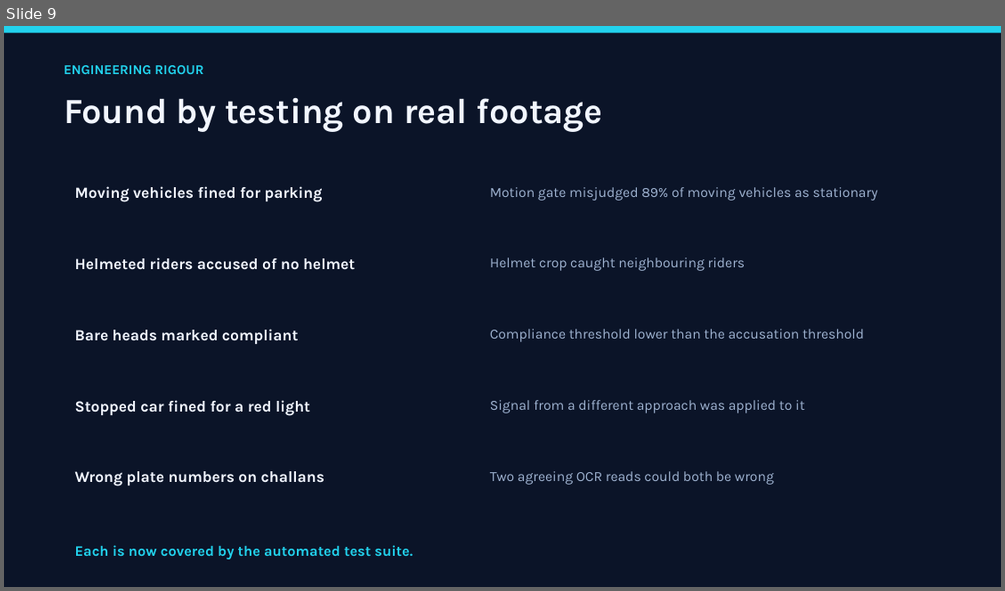
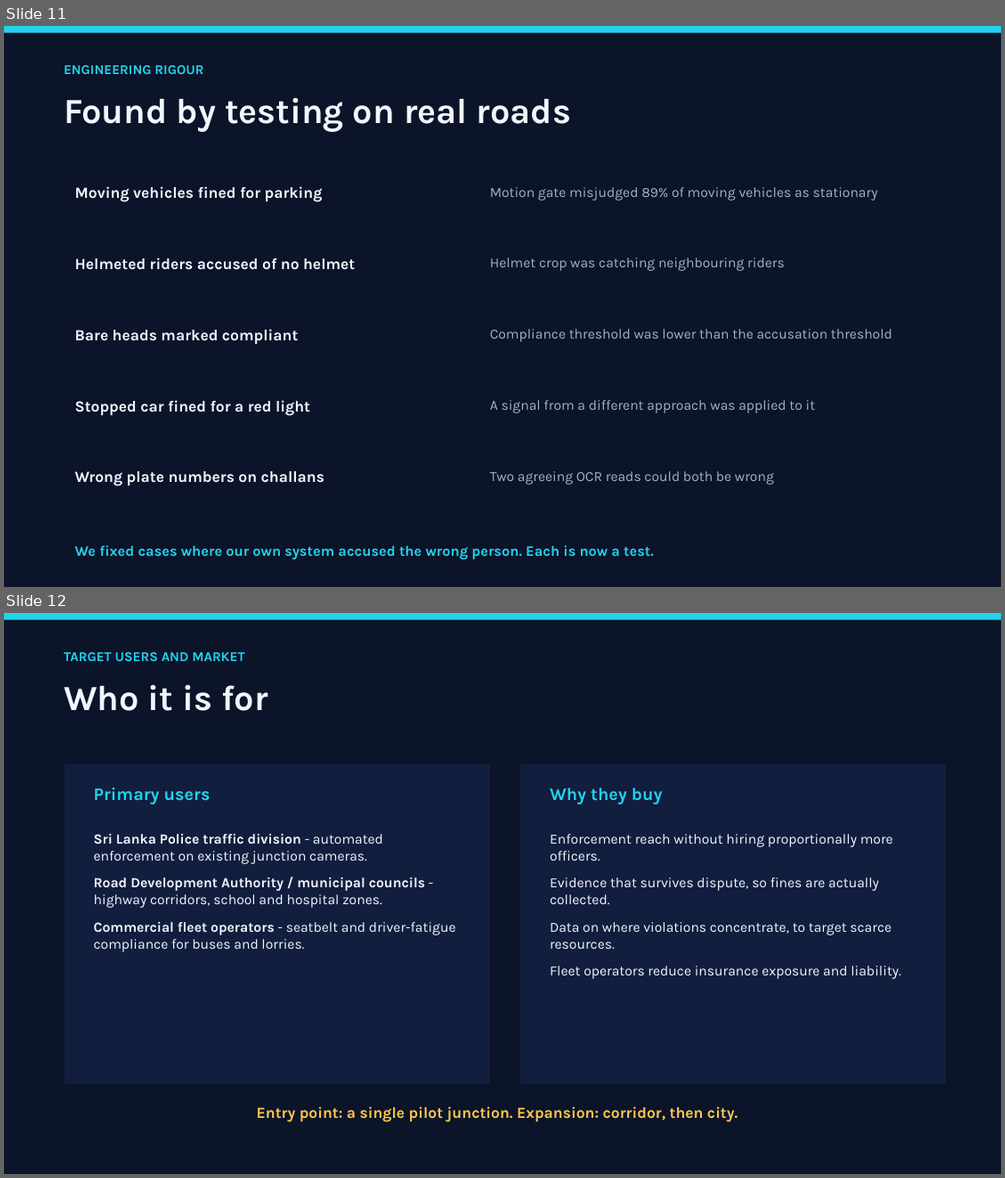
Before and after one commit to Jeba-Jebarsan/AI-SMART-TRAFFIC-INTELLIGENCE, a slide deck: docs/PRESENTATION.pptx. Shown one above the other, each under a label of ours: slide 9 before the commit, slides 11 and 12 after it. The pictures are 1005x591 and 1005x1178 pixels, drawn with LibreOffice and Linux fonts; fonts in the diff are those of the drawing. Boxes give left, top, right and bottom in pixels: in the first picture for what was removed or moved away, otherwise in the second. Text is boxed around its words. In the diff, an @@ line names an element or a change of style, - is before the commit and + after.

```diff
--- a/docs/PRESENTATION.pptx
+++ b/docs/PRESENTATION.pptx
@@ slide 12 added at (4, 613, 1001, 1174), background #0B1428 @@
@@ rectangle added at (4, 613, 1001, 620), fill #22D3EE @@
@@ text added at (64, 652, 244, 661), 13 pt, text #22D3EE, bold @@
+TARGET USERS AND MARKET
@@ text added at (64, 684, 267, 711), 34 pt, text #F2F6FF, bold @@
+Who it is for
@@ rectangle added at (64, 763, 490, 1084), fill #111E3D, outline #0B1428 0.75 pt @@
@@ rectangle added at (520, 763, 947, 1084), fill #111E3D, outline #0B1428 0.75 pt @@
@@ text added at (94, 787, 210, 804), 17 pt, text #22D3EE, bold @@
+Primary users
@@ text added at (550, 787, 663, 804), 17 pt, text #22D3EE, bold @@
+Why they buy
@@ text added at (94, 834, 456, 952), 13.5 pt, text #F2F6FF @@
+Sri Lanka Police traffic division - automated enforcement on existing junction cameras.
+Road Development Authority / municipal councils - highway corridors, school and hospital zones.
+Commercial fleet operators - seatbelt and driver-fatigue compliance for buses and lorries.
@@ text added at (550, 834, 901, 979), 13.5 pt, text #F2F6FF @@
+Enforcement reach without hiring proportionally more officers.
+Evidence that survives dispute, so fines are actually collected.
+Data on where violations concentrate, to target scarce resources.
+Fleet operators reduce insurance exposure and liability.
@@ text added at (257, 1106, 737, 1122), 15 pt, text #FFC74D, bold @@
+Entry point: a single pilot junction. Expansion: corridor, then city.
@@ what was slide 9 is now slide 11 @@
@@ slide 11 changed as well @@
@@ text at (64, 97, 571, 132): text changed @@
-Found by testing on real footage
+Found by testing on real roads
@@ text at (490, 257, 785, 271): text changed @@
-Helmet crop caught neighbouring riders
+Helmet crop was catching neighbouring riders
@@ text at (490, 329, 892, 342): text changed @@
-Compliance threshold lower than the accusation threshold
+Compliance threshold was lower than the accusation threshold
@@ text at (490, 400, 816, 413): text changed @@
-Signal from a different approach was applied to it
+A signal from a different approach was applied to it
@@ text at (75, 545, 654, 559): text changed @@
-Each is now covered by the automated test suite.
+We fixed cases where our own system accused the wrong person. Each is now a test.
```
Also in this commit, not shown: 10 other slides changed, 5 other slides added, 1 slide removed, 5 other files.
